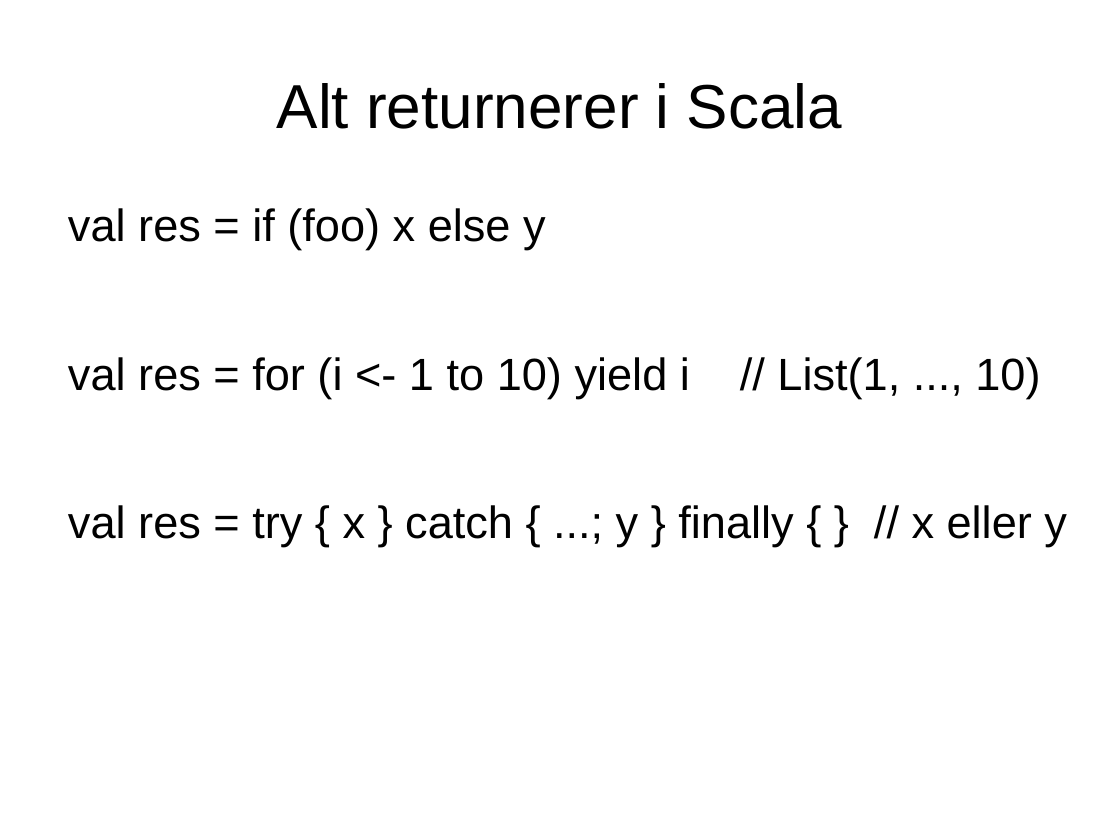
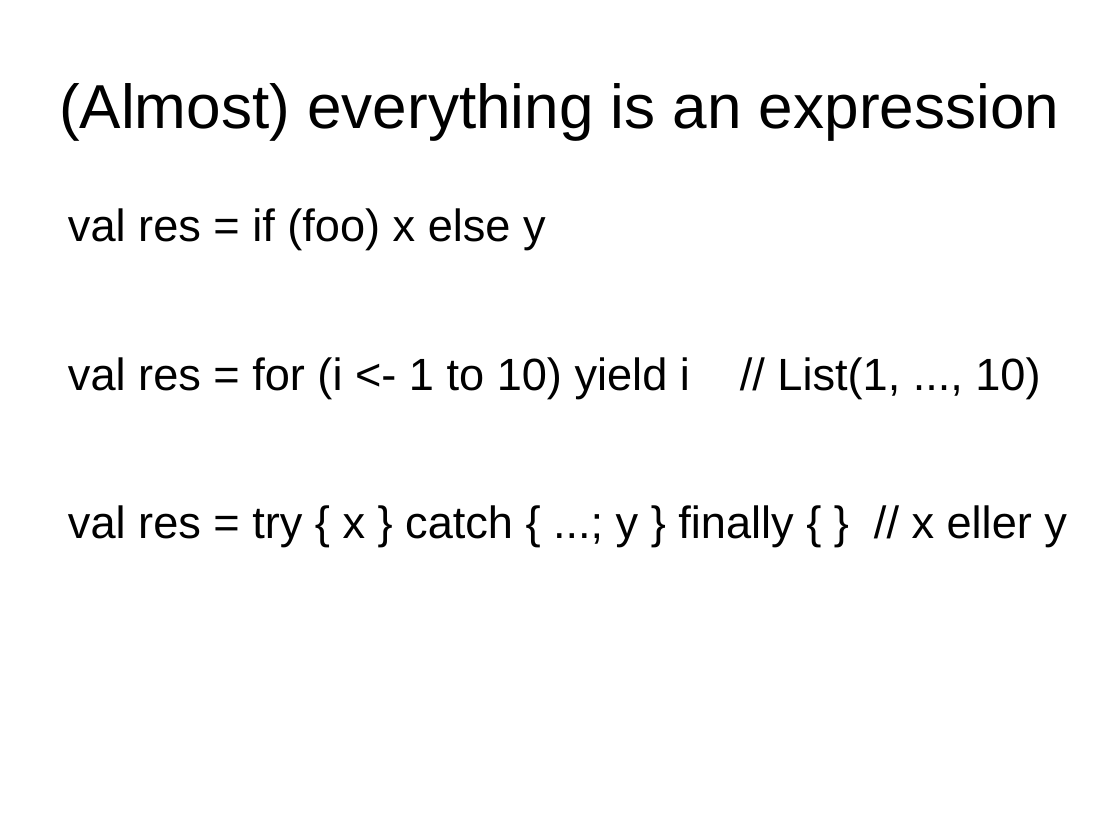
Before and after one commit to javaBin/scala-training-slides, a slide deck: slide 16 of 1.2 - scala basics.odp. Drawn at 1120x840 pixels with LibreOffice and Linux fonts; fonts in the diff are those of the drawing; background and template pictures are left out. Boxes give left, top, right and bottom in pixels: in the first picture for what was removed or moved away, otherwise in the second. Text is boxed around its words. In the diff, an @@ line names an element or a change of style, - is before the commit and + after.

```diff
--- a/1.2 - scala basics.odp
+++ b/1.2 - scala basics.odp
@@ title at <box>59,83,1059,139</box>: text changed @@
-Alt returnerer i Scala
+(Almost) everything is an expression
```
Also in this commit, not shown: 11 other slides changed, 1 slide added, 1 slide removed.
